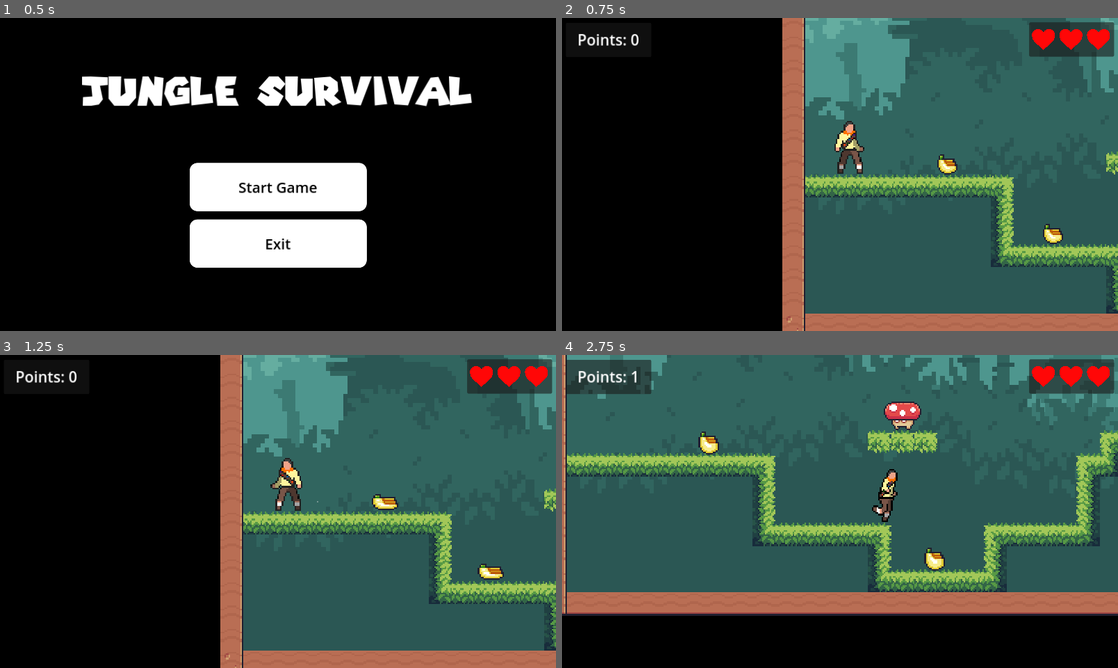
Above: before the commit, frames 1-4 (two rows, left to right).
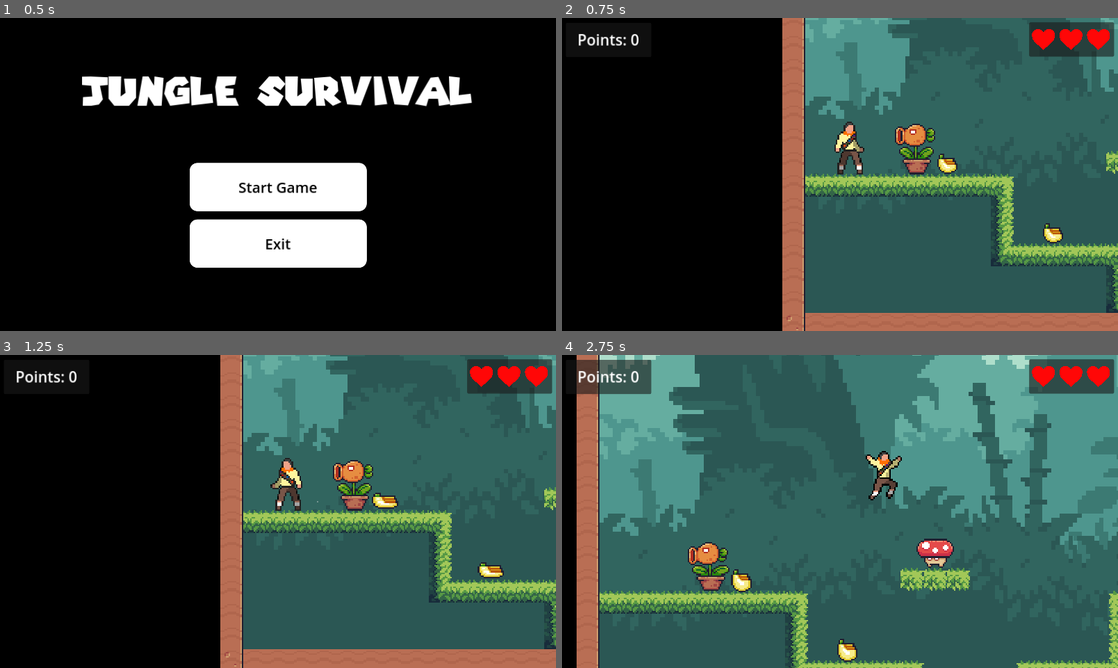
Above: after the commit, the same moments.

Repository: DavidNobela/UP
Game: Godot game, scene res://Scenes/main_menu.tscn
The game is run twice, just before and just after one commit, with the same random seed, the same clock (stepped at 60 frames per second) and the same inputs.
Inputs:
- Up to frame 1 (0.5 s): no input
- Up to frame 2 (0.75 s): click "Start Game" at 0.5 s
- Up to frame 3 (1.25 s): no input
- Up to frame 4 (2.75 s): hold D (move_right) from 1.28 s (still down); tap W (jump) at 1.52, 2.27 s

Frame 1 is identical in both runs. In frame 2, 2.5% of the frame differs, in the area x 40-100%, y 0-100%; in frame 3, 3.9%; in frame 4, 59%, in the area x 0-100%, y 0-100%.

Commit message:
Unfinished

Diff:
--- a/up/Scenes/Level1.tscn
+++ b/up/Scenes/Level1.tscn
@@ -15,6 +15,7 @@
 [ext_resource type="Texture2D" uid="uid://cvthsvhkfevx0" path="res://Free/Items/Fruits/Heart_corazón.png" id="13_pdm8b"]
 [ext_resource type="PackedScene" uid="uid://j7mb3fnmm3pv" path="res://Scenes/enemy.tscn" id="13_yjlvk"]
 [ext_resource type="Script" path="res://Script/pause.gd" id="15_yyc6j"]
+[ext_resource type="PackedScene" uid="uid://tloi7meu8pej" path="res://Scenes/enemy_2.tscn" id="16_hm4kj"]
 
 [sub_resource type="TileSetAtlasSource" id="TileSetAtlasSource_y8ixu"]
 texture = ExtResource("7_dksx5")
@@ -935,6 +936,9 @@
 [node name="Enemy" parent="Scene/Enemies" instance=ExtResource("13_yjlvk")]
 position = Vector2(232, 544)
 
+[node name="Enemy2" parent="Scene/Enemies" instance=ExtResource("16_hm4kj")]
+position = Vector2(73, 555)
+
 [node name="UI" type="CanvasLayer" parent="."]
 
 [node name="Panel" type="Panel" parent="UI"]
--- /dev/null
+++ b/up/Scenes/enemy_2.tscn
@@ -0,0 +1,115 @@
+[gd_scene load_steps=17 format=3 uid="uid://tloi7meu8pej"]
+
+[ext_resource type="Texture2D" uid="uid://p6q4rx5guai1" path="res://Enemies/Plant/Idle (44x42).png" id="1_c7507"]
+[ext_resource type="Script" path="res://Script/enemy_2.gd" id="1_glhf4"]
+
+[sub_resource type="AtlasTexture" id="AtlasTexture_44knb"]
+atlas = ExtResource("1_c7507")
+region = Rect2(0, 0, 44, 42)
+
+[sub_resource type="AtlasTexture" id="AtlasTexture_5hujh"]
+atlas = ExtResource("1_c7507")
+region = Rect2(44, 0, 44, 42)
+
+[sub_resource type="AtlasTexture" id="AtlasTexture_5cycs"]
+atlas = ExtResource("1_c7507")
+region = Rect2(88, 0, 44, 42)
+
+[sub_resource type="AtlasTexture" id="AtlasTexture_kdokj"]
+atlas = ExtResource("1_c7507")
+region = Rect2(132, 0, 44, 42)
+
+[sub_resource type="AtlasTexture" id="AtlasTexture_40e0b"]
+atlas = ExtResource("1_c7507")
+region = Rect2(176, 0, 44, 42)
+
+[sub_resource type="AtlasTexture" id="AtlasTexture_f4jm8"]
+atlas = ExtResource("1_c7507")
+region = Rect2(220, 0, 44, 42)
+
+[sub_resource type="AtlasTexture" id="AtlasTexture_pbtcf"]
+atlas = ExtResource("1_c7507")
+region = Rect2(264, 0, 44, 42)
+
+[sub_resource type="AtlasTexture" id="AtlasTexture_wgo7g"]
+atlas = ExtResource("1_c7507")
+region = Rect2(308, 0, 44, 42)
+
+[sub_resource type="AtlasTexture" id="AtlasTexture_q6x0l"]
+atlas = ExtResource("1_c7507")
+region = Rect2(352, 0, 44, 42)
+
+[sub_resource type="AtlasTexture" id="AtlasTexture_15nj1"]
+atlas = ExtResource("1_c7507")
+region = Rect2(396, 0, 44, 42)
+
+[sub_resource type="AtlasTexture" id="AtlasTexture_f8aap"]
+atlas = ExtResource("1_c7507")
+region = Rect2(440, 0, 44, 42)
+
+[sub_resource type="SpriteFrames" id="SpriteFrames_4xad3"]
+animations = [{
+"frames": [{
+"duration": 1.0,
+"texture": SubResource("AtlasTexture_44knb")
+}, {
+"duration": 1.0,
+"texture": SubResource("AtlasTexture_5hujh")
+}, {
+"duration": 1.0,
+"texture": SubResource("AtlasTexture_5cycs")
+}, {
+"duration": 1.0,
+"texture": SubResource("AtlasTexture_kdokj")
+}, {
+"duration": 1.0,
+"texture": SubResource("AtlasTexture_40e0b")
+}, {
+"duration": 1.0,
+"texture": SubResource("AtlasTexture_f4jm8")
+}, {
+"duration": 1.0,
+"texture": SubResource("AtlasTexture_pbtcf")
+}, {
+"duration": 1.0,
+"texture": SubResource("AtlasTexture_wgo7g")
+}, {
+"duration": 1.0,
+"texture": SubResource("AtlasTexture_q6x0l")
+}, {
+"duration": 1.0,
+"texture": SubResource("AtlasTexture_15nj1")
+}, {
+"duration": 1.0,
+"texture": SubResource("AtlasTexture_f8aap")
+}],
+"loop": true,
+"name": &"default",
+"speed": 20.0
+}]
+
+[sub_resource type="RectangleShape2D" id="RectangleShape2D_o23tt"]
+size = Vector2(28, 35)
+
+[sub_resource type="RectangleShape2D" id="RectangleShape2D_8avrj"]
+size = Vector2(30, 36)
+
+[node name="Enemy2" type="RigidBody2D"]
+script = ExtResource("1_glhf4")
+
+[node name="AnimatedSprite2D" type="AnimatedSprite2D" parent="."]
+texture_filter = 1
+sprite_frames = SubResource("SpriteFrames_4xad3")
+autoplay = "default"
+
+[node name="CollisionShape2D" type="CollisionShape2D" parent="."]
+position = Vector2(3, 3.5)
+shape = SubResource("RectangleShape2D_o23tt")
+
+[node name="Area2D" type="Area2D" parent="."]
+
+[node name="CollisionShape2D" type="CollisionShape2D" parent="Area2D"]
+position = Vector2(3, 3)
+shape = SubResource("RectangleShape2D_8avrj")
+
+[connection signal="body_entered" from="Area2D" to="." method="_on_area_2d_body_entered"]
--- a/up/Scenes/main_character.tscn
+++ b/up/Scenes/main_character.tscn
@@ -113,7 +113,7 @@
 }]
 
 [sub_resource type="RectangleShape2D" id="RectangleShape2D_lmssj"]
-size = Vector2(19, 36)
+size = Vector2(17, 35)
 
 [node name="Player" type="CharacterBody2D"]
 texture_filter = 1
@@ -130,5 +130,5 @@
 frame_progress = 0.744702
 
 [node name="CollisionShape2D" type="CollisionShape2D" parent="."]
-position = Vector2(6.5, -18)
+position = Vector2(6.5, -18.5)
 shape = SubResource("RectangleShape2D_lmssj")
--- /dev/null
+++ b/up/Script/enemy_2.gd
@@ -0,0 +1,17 @@
+extends RigidBody2D
+
+
+# Called when the node enters the scene tree for the first time.
+func _ready() -> void:
+	pass # Replace with function body.
+
+
+# Called every frame. 'delta' is the elapsed time since the previous frame.
+func _process(delta: float) -> void:
+	pass
+
+
+func _on_area_2d_body_entered(body: Node2D) -> void:
+	if (body.name == "CharacterBody2D"):
+		var y_delta = position.y - body.position.y
+		print(y_delta)
Not shown: 1 places in up/Scenes/Level1.tscn that only renumber resources
